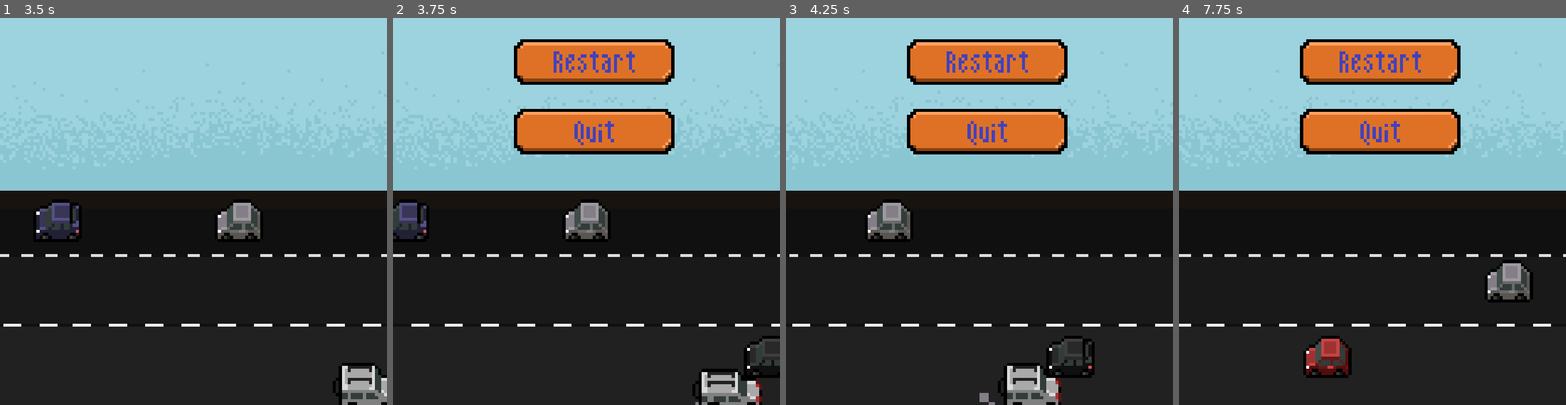
Above: before the commit, frames 1-4 (left to right).
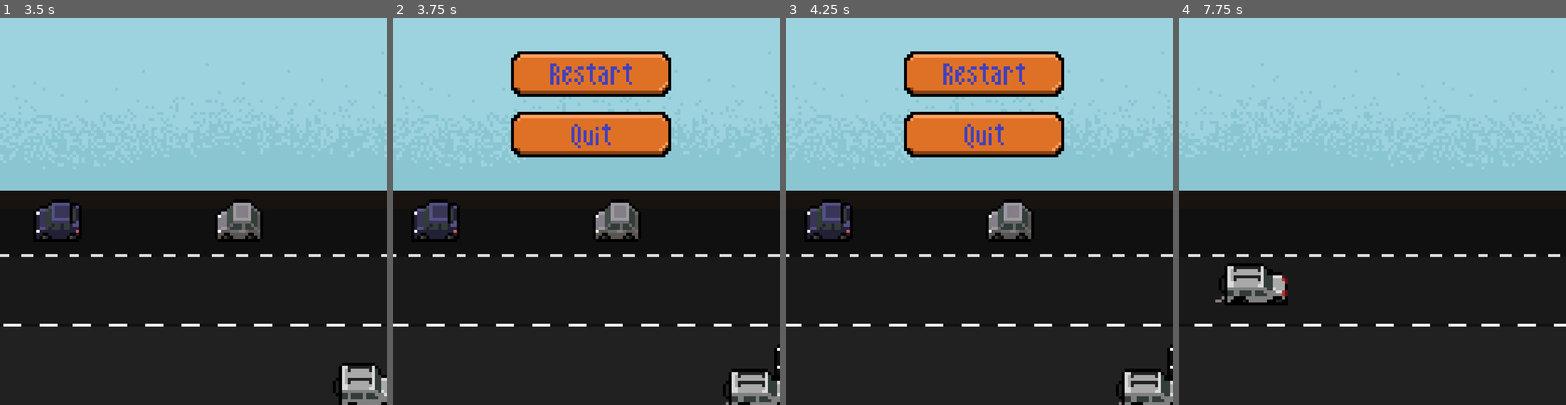
Above: after the commit, the same moments.

Repository: llaurea/desvia-patricia
Game: Godot game, scene res://menu.tscn
Same seed, same stepped clock (60 frames per second), same inputs: the game is played once before the commit and once after it.
Inputs (mouse positions are in pixels of both pictures, inside the frame that each line leads up to; where the layout moved, square brackets give the same spot in the first picture):
- Up to frame 1 (3.5 s): click (89, 277) at 0.5 s; hold Right (ui_right) 1.28-2.03 s; hold Down (ui_down) 2.03-2.78 s; hold Right (ui_right) from 2.78 s (still down)
- Up to frame 2 (3.75 s): release Right (ui_right) at 3.53 s; hold Up (ui_up) from 3.53 s (still down)
- Up to frame 3 (4.25 s): keep holding Up (ui_up)
- Up to frame 4 (7.75 s): release Up (ui_up) at 4.25 s; click (1376, 72) [1380, 60] at 4.25 s; hold Left (ui_left) 5.03-6.53 s; hold Down (ui_down) 6.53-7.25 s; click (1376, 72) at 7.27 s

Frame 1 is identical in both runs. In frame 2, 13% of the frame differs, in the area x 0-100%, y 5-100%; in frame 3, 14%; in frame 4, 15%, in the area x 0-100%, y 5-93%.

Commit message:
acertos
colisao fundo
jogo pausa quando morre
sprites certo

Diff:
--- a/ana.tscn
+++ b/ana.tscn
@@ -1,77 +1,43 @@
-[gd_scene load_steps=11 format=3 uid="uid://dno1xe1afrq67"]
+[gd_scene load_steps=7 format=3 uid="uid://dno1xe1afrq67"]
 
-[ext_resource type="Texture2D" uid="uid://6c8pmwors7dw" path="res://arte/ana-Sheet.png" id="1_6joa4"]
-[ext_resource type="Script" path="res://script/amigo.gd" id="1_tdqhb"]
+[ext_resource type="Script" uid="uid://c70nwqea0eafb" path="res://script/amigo.gd" id="1_tdqhb"]
+[ext_resource type="Texture2D" uid="uid://xdhhtwt8kngn" path="res://arte/ana oficial-Sheet.png" id="2_scw8v"]
 
-[sub_resource type="AtlasTexture" id="AtlasTexture_ouk01"]
-atlas = ExtResource("1_6joa4")
+[sub_resource type="AtlasTexture" id="AtlasTexture_mnm71"]
+atlas = ExtResource("2_scw8v")
 region = Rect2(0, 0, 32, 32)
 
-[sub_resource type="AtlasTexture" id="AtlasTexture_en0yh"]
-atlas = ExtResource("1_6joa4")
+[sub_resource type="AtlasTexture" id="AtlasTexture_u43xg"]
+atlas = ExtResource("2_scw8v")
 region = Rect2(32, 0, 32, 32)
 
-[sub_resource type="AtlasTexture" id="AtlasTexture_jf8ws"]
-atlas = ExtResource("1_6joa4")
-region = Rect2(64, 0, 32, 32)
-
-[sub_resource type="AtlasTexture" id="AtlasTexture_puc2s"]
-atlas = ExtResource("1_6joa4")
-region = Rect2(96, 0, 32, 32)
-
-[sub_resource type="AtlasTexture" id="AtlasTexture_wob4t"]
-atlas = ExtResource("1_6joa4")
-region = Rect2(128, 0, 32, 32)
-
-[sub_resource type="AtlasTexture" id="AtlasTexture_1a275"]
-atlas = ExtResource("1_6joa4")
-region = Rect2(160, 0, 32, 32)
-
-[sub_resource type="SpriteFrames" id="SpriteFrames_mdln1"]
+[sub_resource type="SpriteFrames" id="SpriteFrames_ce07r"]
 animations = [{
 "frames": [{
 "duration": 1.0,
-"texture": SubResource("AtlasTexture_ouk01")
+"texture": SubResource("AtlasTexture_mnm71")
 }, {
 "duration": 1.0,
-"texture": SubResource("AtlasTexture_en0yh")
-}, {
-"duration": 1.0,
-"texture": SubResource("AtlasTexture_jf8ws")
-}, {
-"duration": 1.0,
-"texture": SubResource("AtlasTexture_puc2s")
-}, {
-"duration": 1.0,
-"texture": SubResource("AtlasTexture_wob4t")
-}, {
-"duration": 1.0,
-"texture": SubResource("AtlasTexture_1a275")
+"texture": SubResource("AtlasTexture_u43xg")
 }],
 "loop": true,
-"name": &"ana",
+"name": &"default",
 "speed": 2.0
-}, {
-"frames": [],
-"loop": true,
-"name": &"default",
-"speed": 5.0
 }]
 
 [sub_resource type="RectangleShape2D" id="RectangleShape2D_homa0"]
-size = Vector2(24.6679, 35.3118)
+size = Vector2(23.3346, 35.3118)
 
 [node name="Area2D" type="Area2D"]
 script = ExtResource("1_tdqhb")
 
-[node name="AnimatedSprite2D" type="AnimatedSprite2D" parent="."]
-scale = Vector2(0.5, 0.489)
-sprite_frames = SubResource("SpriteFrames_mdln1")
-animation = &"ana"
-frame = 4
-frame_progress = 0.828132
+[node name="AnimatedSprite2D" type="AnimatedSprite2D" parent="." groups=["amigo"]]
+scale = Vector2(0.625, 0.977021)
+sprite_frames = SubResource("SpriteFrames_ce07r")
+frame = 1
 
 [node name="CollisionShape2D" type="CollisionShape2D" parent="."]
+position = Vector2(0.181796, 0)
 scale = Vector2(0.27271, 0.368149)
 shape = SubResource("RectangleShape2D_homa0")
 
--- a/felipe.tscn
+++ b/felipe.tscn
@@ -1,60 +1,27 @@
-[gd_scene load_steps=11 format=3 uid="uid://cabcqpb46h6ta"]
+[gd_scene load_steps=7 format=3 uid="uid://cabcqpb46h6ta"]
 
-[ext_resource type="Texture2D" uid="uid://s6lfnv2a8p2b" path="res://arte/felipe-Sheet.png" id="1_vxktf"]
-[ext_resource type="Script" path="res://script/amigo.gd" id="1_w4oos"]
+[ext_resource type="Script" uid="uid://c70nwqea0eafb" path="res://script/amigo.gd" id="1_w4oos"]
+[ext_resource type="Texture2D" uid="uid://42prfe3ds70p" path="res://arte/felipe ofc-Sheet.png" id="2_so7fw"]
 
-[sub_resource type="AtlasTexture" id="AtlasTexture_bci81"]
-atlas = ExtResource("1_vxktf")
+[sub_resource type="AtlasTexture" id="AtlasTexture_dn8ti"]
+atlas = ExtResource("2_so7fw")
 region = Rect2(0, 0, 32, 32)
 
-[sub_resource type="AtlasTexture" id="AtlasTexture_wdw5e"]
-atlas = ExtResource("1_vxktf")
+[sub_resource type="AtlasTexture" id="AtlasTexture_32nlx"]
+atlas = ExtResource("2_so7fw")
 region = Rect2(32, 0, 32, 32)
 
-[sub_resource type="AtlasTexture" id="AtlasTexture_e3tb8"]
-atlas = ExtResource("1_vxktf")
-region = Rect2(64, 0, 32, 32)
-
-[sub_resource type="AtlasTexture" id="AtlasTexture_3hrsu"]
-atlas = ExtResource("1_vxktf")
-region = Rect2(96, 0, 32, 32)
-
-[sub_resource type="AtlasTexture" id="AtlasTexture_uwtwu"]
-atlas = ExtResource("1_vxktf")
-region = Rect2(128, 0, 32, 32)
-
-[sub_resource type="AtlasTexture" id="AtlasTexture_dokw2"]
-atlas = ExtResource("1_vxktf")
-region = Rect2(160, 0, 32, 32)
-
-[sub_resource type="SpriteFrames" id="SpriteFrames_g4rlm"]
+[sub_resource type="SpriteFrames" id="SpriteFrames_ig7go"]
 animations = [{
-"frames": [],
+"frames": [{
+"duration": 1.0,
+"texture": SubResource("AtlasTexture_dn8ti")
+}, {
+"duration": 1.0,
+"texture": SubResource("AtlasTexture_32nlx")
+}],
 "loop": true,
 "name": &"default",
-"speed": 5.0
-}, {
-"frames": [{
-"duration": 1.0,
-"texture": SubResource("AtlasTexture_bci81")
-}, {
-"duration": 1.0,
-"texture": SubResource("AtlasTexture_wdw5e")
-}, {
-"duration": 1.0,
-"texture": SubResource("AtlasTexture_e3tb8")
-}, {
-"duration": 1.0,
-"texture": SubResource("AtlasTexture_3hrsu")
-}, {
-"duration": 1.0,
-"texture": SubResource("AtlasTexture_uwtwu")
-}, {
-"duration": 1.0,
-"texture": SubResource("AtlasTexture_dokw2")
-}],
-"loop": true,
-"name": &"felipe",
 "speed": 2.0
 }]
 
@@ -64,10 +31,10 @@
 [node name="Area2D" type="Area2D"]
 script = ExtResource("1_w4oos")
 
-[node name="AnimatedSprite2D" type="AnimatedSprite2D" parent="."]
-scale = Vector2(0.5, 0.5)
-sprite_frames = SubResource("SpriteFrames_g4rlm")
-animation = &"felipe"
+[node name="AnimatedSprite2D" type="AnimatedSprite2D" parent="." groups=["amigo"]]
+position = Vector2(-1.19209e-07, -4)
+scale = Vector2(0.652344, 0.992188)
+sprite_frames = SubResource("SpriteFrames_ig7go")
 
 [node name="CollisionShape2D" type="CollisionShape2D" parent="."]
 shape = SubResource("RectangleShape2D_f5v7q")
--- a/laura.tscn
+++ b/laura.tscn
@@ -1,60 +1,27 @@
-[gd_scene load_steps=11 format=3 uid="uid://bbsu33df4vbe0"]
+[gd_scene load_steps=7 format=3 uid="uid://bbsu33df4vbe0"]
 
-[ext_resource type="Script" path="res://script/amigo.gd" id="1_3pkwo"]
-[ext_resource type="Texture2D" uid="uid://dl2y4v8l1g6dw" path="res://arte/laura-Sheet.png" id="1_ea8bh"]
+[ext_resource type="Script" uid="uid://c70nwqea0eafb" path="res://script/amigo.gd" id="1_3pkwo"]
+[ext_resource type="Texture2D" uid="uid://csvhdew6rs1xb" path="res://arte/laura ofc-Sheet.png" id="2_0ffpn"]
 
-[sub_resource type="AtlasTexture" id="AtlasTexture_bh08m"]
-atlas = ExtResource("1_ea8bh")
+[sub_resource type="AtlasTexture" id="AtlasTexture_417uy"]
+atlas = ExtResource("2_0ffpn")
 region = Rect2(0, 0, 32, 32)
 
-[sub_resource type="AtlasTexture" id="AtlasTexture_7wyix"]
-atlas = ExtResource("1_ea8bh")
+[sub_resource type="AtlasTexture" id="AtlasTexture_23yxq"]
+atlas = ExtResource("2_0ffpn")
 region = Rect2(32, 0, 32, 32)
 
-[sub_resource type="AtlasTexture" id="AtlasTexture_4jyam"]
-atlas = ExtResource("1_ea8bh")
-region = Rect2(64, 0, 32, 32)
-
-[sub_resource type="AtlasTexture" id="AtlasTexture_s1i3o"]
-atlas = ExtResource("1_ea8bh")
-region = Rect2(96, 0, 32, 32)
-
-[sub_resource type="AtlasTexture" id="AtlasTexture_g2w0k"]
-atlas = ExtResource("1_ea8bh")
-region = Rect2(128, 0, 32, 32)
-
-[sub_resource type="AtlasTexture" id="AtlasTexture_xlg6y"]
-atlas = ExtResource("1_ea8bh")
-region = Rect2(160, 0, 32, 32)
-
-[sub_resource type="SpriteFrames" id="SpriteFrames_jemfm"]
+[sub_resource type="SpriteFrames" id="SpriteFrames_00k5n"]
 animations = [{
-"frames": [],
+"frames": [{
+"duration": 1.0,
+"texture": SubResource("AtlasTexture_417uy")
+}, {
+"duration": 1.0,
+"texture": SubResource("AtlasTexture_23yxq")
+}],
 "loop": true,
 "name": &"default",
-"speed": 5.0
-}, {
-"frames": [{
-"duration": 1.0,
-"texture": SubResource("AtlasTexture_bh08m")
-}, {
-"duration": 1.0,
-"texture": SubResource("AtlasTexture_7wyix")
-}, {
-"duration": 1.0,
-"texture": SubResource("AtlasTexture_4jyam")
-}, {
-"duration": 1.0,
-"texture": SubResource("AtlasTexture_s1i3o")
-}, {
-"duration": 1.0,
-"texture": SubResource("AtlasTexture_g2w0k")
-}, {
-"duration": 1.0,
-"texture": SubResource("AtlasTexture_xlg6y")
-}],
-"loop": true,
-"name": &"laura",
 "speed": 2.0
 }]
 
@@ -64,10 +31,10 @@
 [node name="Area2D" type="Area2D"]
 script = ExtResource("1_3pkwo")
 
-[node name="AnimatedSprite2D" type="AnimatedSprite2D" parent="."]
-scale = Vector2(0.5, 0.5)
-sprite_frames = SubResource("SpriteFrames_jemfm")
-animation = &"laura"
+[node name="AnimatedSprite2D" type="AnimatedSprite2D" parent="." groups=["amigo"]]
+position = Vector2(-0.65625, -2.10156)
+scale = Vector2(0.708984, 1.05615)
+sprite_frames = SubResource("SpriteFrames_00k5n")
 
 [node name="CollisionShape2D" type="CollisionShape2D" parent="."]
 shape = SubResource("RectangleShape2D_qfuad")
--- a/main.tscn
+++ b/main.tscn
@@ -124,7 +124,7 @@
 [node name="StaticBody2D" type="StaticBody2D" parent="background"]
 
 [node name="CollisionShape2D" type="CollisionShape2D" parent="background/StaticBody2D"]
-position = Vector2(-75.5, 2)
+position = Vector2(-58, 1)
 shape = SubResource("RectangleShape2D_vp4ix")
 
 [node name="StaticBody2D3" type="StaticBody2D" parent="background"]
@@ -170,6 +170,7 @@
 position = Vector2(107, 2)
 
 [node name="Control" type="Control" parent="."]
+process_mode = 3
 layout_mode = 3
 anchors_preset = 0
 offset_left = -45.0
@@ -178,21 +179,23 @@
 offset_bottom = -17.0
 
 [node name="restart" type="Button" parent="Control"]
+process_mode = 3
 layout_mode = 0
-offset_left = 28.0
-offset_top = 5.0
-offset_right = 89.0
-offset_bottom = 28.0
+offset_left = 27.0
+offset_top = 9.0
+offset_right = 88.0
+offset_bottom = 32.0
 icon = ExtResource("10_orrvd")
 flat = true
 icon_alignment = 1
 
 [node name="quit" type="Button" parent="Control"]
+process_mode = 3
 layout_mode = 0
-offset_left = 28.0
-offset_top = 28.0
-offset_right = 89.0
-offset_bottom = 51.0
+offset_left = 27.0
+offset_top = 29.0
+offset_right = 88.0
+offset_bottom = 52.0
 icon = ExtResource("11_dkvo3")
 flat = true
 icon_alignment = 1
--- a/project.godot
+++ b/project.godot
@@ -12,7 +12,7 @@
 
 config/name="patricia"
 run/main_scene="res://menu.tscn"
-config/features=PackedStringArray("4.3", "Forward Plus")
+config/features=PackedStringArray("4.4", "Forward Plus")
 config/icon="res://arte/icon.svg"
 
 [display]
--- a/script/main.gd
+++ b/script/main.gd
@@ -47,12 +47,14 @@
 		new_enemy.add_to_group("enemies")
 		add_child(new_enemy)
 
-func _on_restart_pressed() -> void:
+func _on_restart_pressed():
+	get_tree().paused = false
 	get_tree().change_scene_to_file("res://main.tscn")
 
-func _on_quit_pressed() -> void:
+func _on_quit_pressed():
 	get_tree().quit()
 
 func _on_area_2d_area_shape_entered(area_rid: RID, area: Area2D, area_shape_index: int, local_shape_index: int) -> void:
 	if area.is_in_group("enemies"):
+		get_tree().paused = true
 		tela_morte.visible = true
--- /dev/null
+++ b/victory.tscn
@@ -0,0 +1,9 @@
+[gd_scene format=3 uid="uid://sj71uwsabxeu"]
+
+[node name="Control" type="Control"]
+layout_mode = 3
+anchors_preset = 15
+anchor_right = 1.0
+anchor_bottom = 1.0
+grow_horizontal = 2
+grow_vertical = 2
Binary file added: arte/ana oficial-Sheet.png
Not shown, changed: arte/ana oficial-Sheet.png.import
Binary file removed: arte/ana-Sheet.png
Binary file added: arte/anaicon.png
Not shown, added: arte/anaicon.png.import
Binary file added: arte/felipe ofc-Sheet.png
Not shown, added: arte/felipe ofc-Sheet.png.import
Binary file removed: arte/felipe-Sheet.png
Binary file added: arte/felipeicon.png
Not shown, changed: arte/felipeicon.png.import
Binary file added: arte/laura ofc-Sheet.png
Not shown, changed: arte/laura ofc-Sheet.png.import
(and 15 more such lines)
